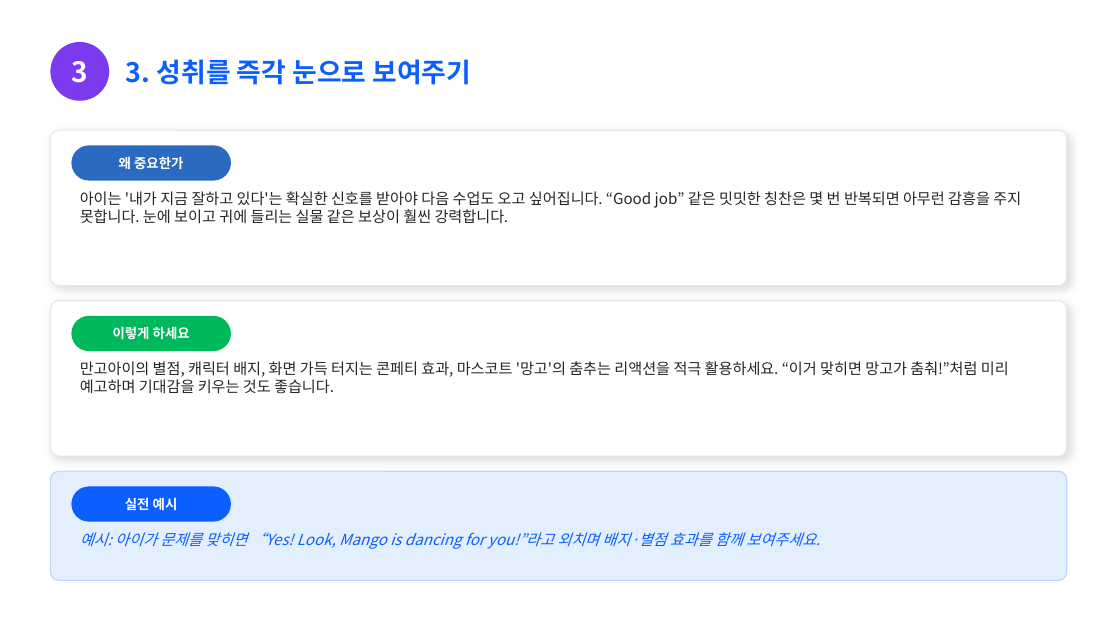
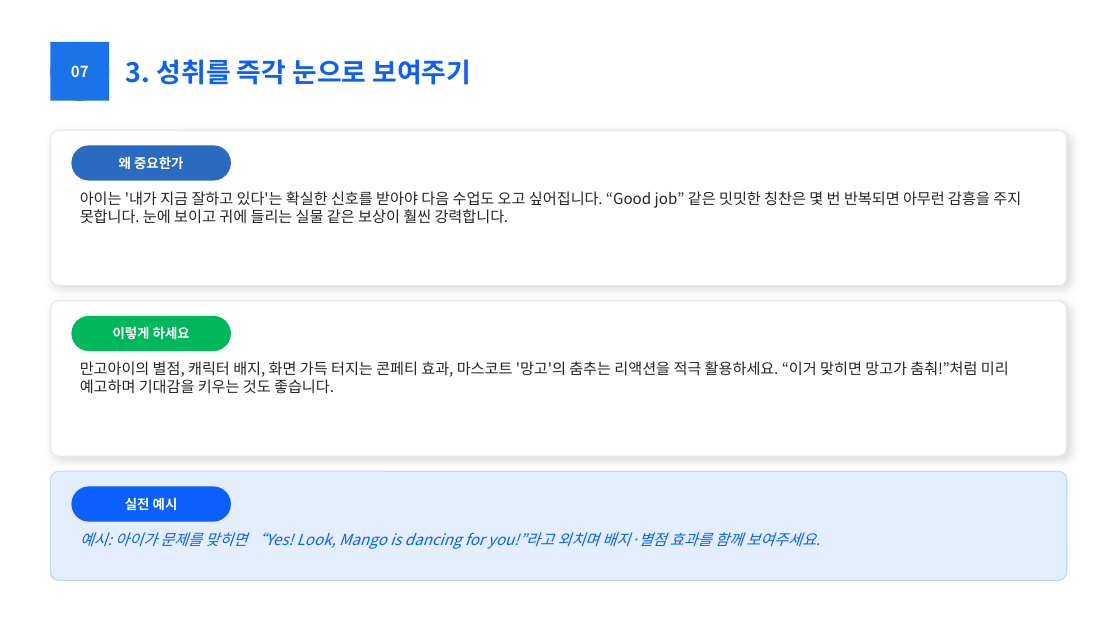
Before and after one commit to navy111p-sudo/mangoiweb, a slide deck: slide 9 of cloudflare-deploy/public/library/teacher/train-kr.pptx (slide 8 before the commit). Drawn at 1120x630 pixels with LibreOffice and Linux fonts; fonts in the diff are those of the drawing. Boxes give left, top, right and bottom in pixels: in the first picture for what was removed or moved away, otherwise in the second. Text is boxed around its words. In the diff, an @@ line names an element or a change of style, - is before the commit and + after.

```diff
--- a/cloudflare-deploy/public/library/teacher/train-kr.pptx
+++ b/cloudflare-deploy/public/library/teacher/train-kr.pptx
@@ rectangle "07": place and size @@
-rectangle "07" at bbox=[71, 61, 88, 83]
+rectangle "07" at bbox=[50, 42, 109, 101]
@@ rectangle "07" at bbox=[50, 42, 109, 101]: fill none to #1A73E8 @@
@@ text in rectangle at bbox=[71, 65, 89, 77]: text changed; size 24 to 13 pt @@
-3
+07
```
Also in this commit, not shown: 18 other slides changed, 1 slide added, 1 other file.
